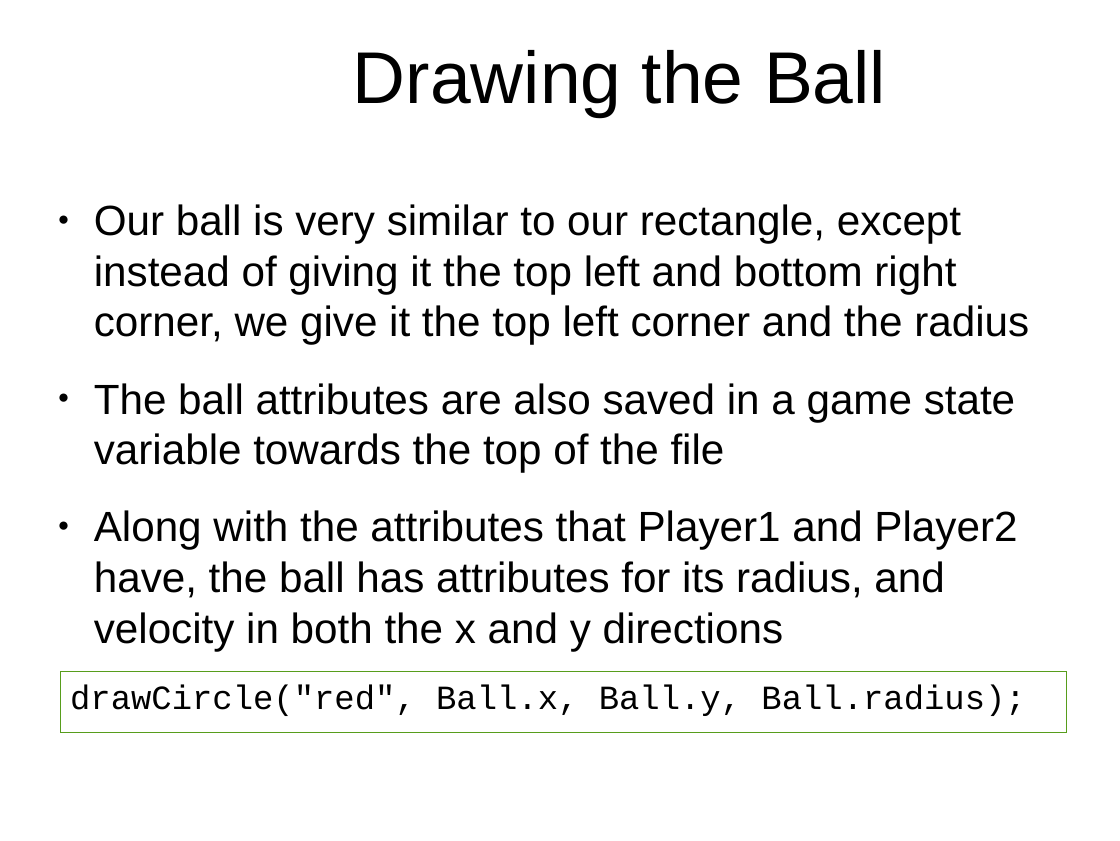
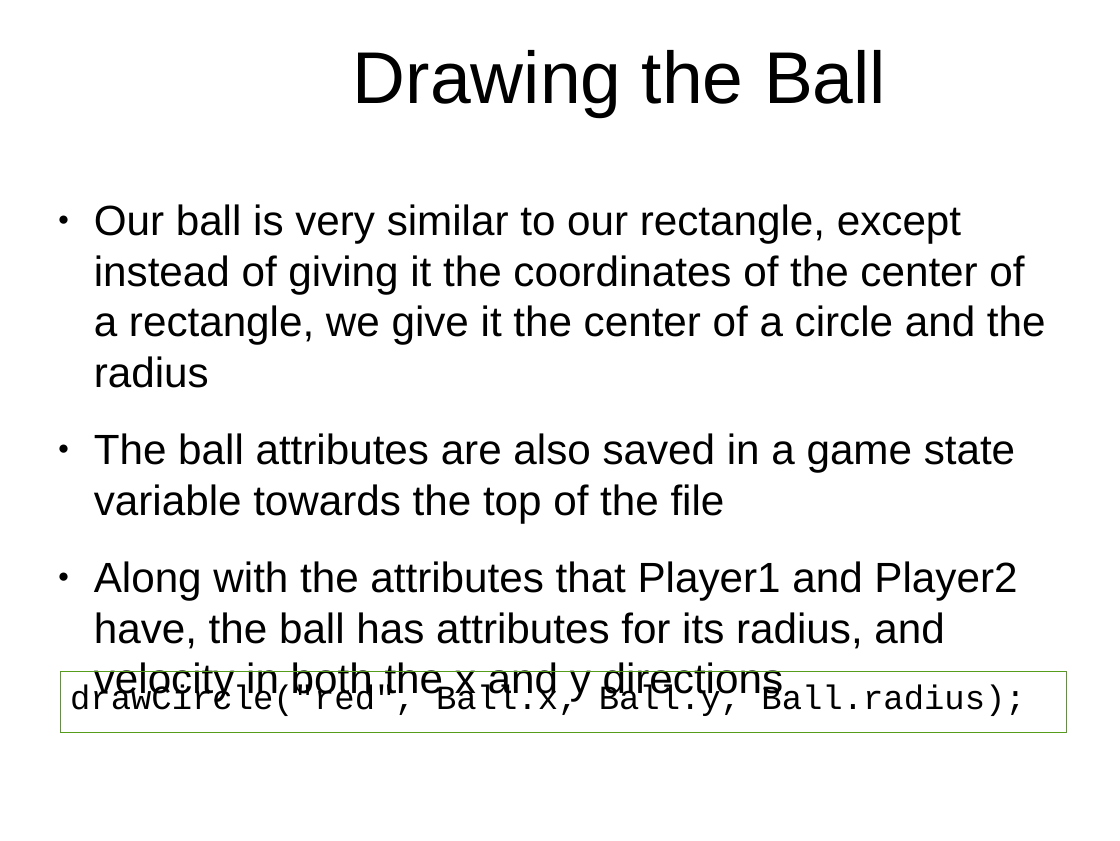
Before and after one commit to originalgrego/PaddleBattle, a slide deck: slide 13 of PaddleBattle - Explorathon 2017.odp (slide 12 before the commit). Drawn at 1120x841 pixels with LibreOffice and Linux fonts; fonts in the diff are those of the drawing; background and template pictures are left out. Boxes give left, top, right and bottom in pixels: in the first picture for what was removed or moved away, otherwise in the second. Text is boxed around its words. In the diff, an @@ line names an element or a change of style, - is before the commit and + after.

```diff
--- a/PaddleBattle - Explorathon 2017.odp
+++ b/PaddleBattle - Explorathon 2017.odp
@@ text at box(94, 204, 1046, 388): text changed @@
-● Our ball is very similar to our rectangle, except instead of giving it the top left and bottom right corner, we give it the top left corner and the radius
+● Our ball is very similar to our rectangle, except instead of giving it the coordinates of the center of a rectangle, we give it the center of a circle and the radius
```
Also in this commit, not shown: 12 other slides changed, 2 slides added, 2 other files.
